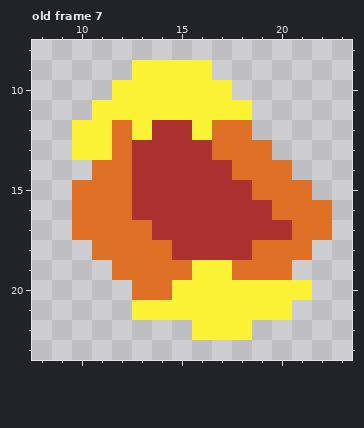
A pixel-art file gets an edit: resources/images/characters/bomb.aseprite. Above, as it was before the edit.
32x32 pixels, 7 frames. Shown: old frame 7: x 8..23, y 8..23.
The result:
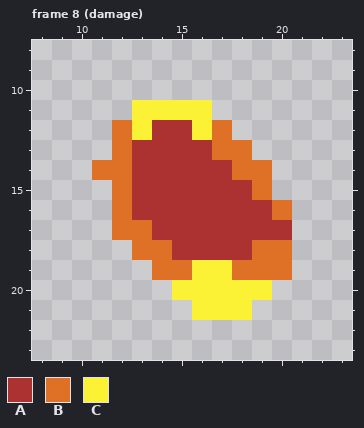
Palette (. is transparent): A #ac3232  B #df7126  C #fbf236
A new or re-ordered frame is compared with the old frame closest to it.
The exact change:
frames 7 -> 8
Frame 8 (damage) is new; against old frame 7:
The edit erases colour B in row 12 at x 18; in row 13 at x 19; in row 14 at x 20; in row 15 at x 10 to 11 and 20 to 21; in rows 16 to 17 at x 10 to 11 and 21 to 22; in row 18 at x 11 to 12 and 21.
The edit erases colour B in row 19 at x 12 to 13; in row 20 at x 13 to 14.
The edit erases colour C in row 9 at x 13 to 16; in row 10 at x 12 to 17; in row 11 at x 11 to 12 and 17 to 18; in rows 12 to 13 at x 10 to 11; in row 20 at x 20 to 21; in row 21 at x 13 to 15 and 19 to 20.
The edit erases colour C in row 22 at x 16 to 18.
